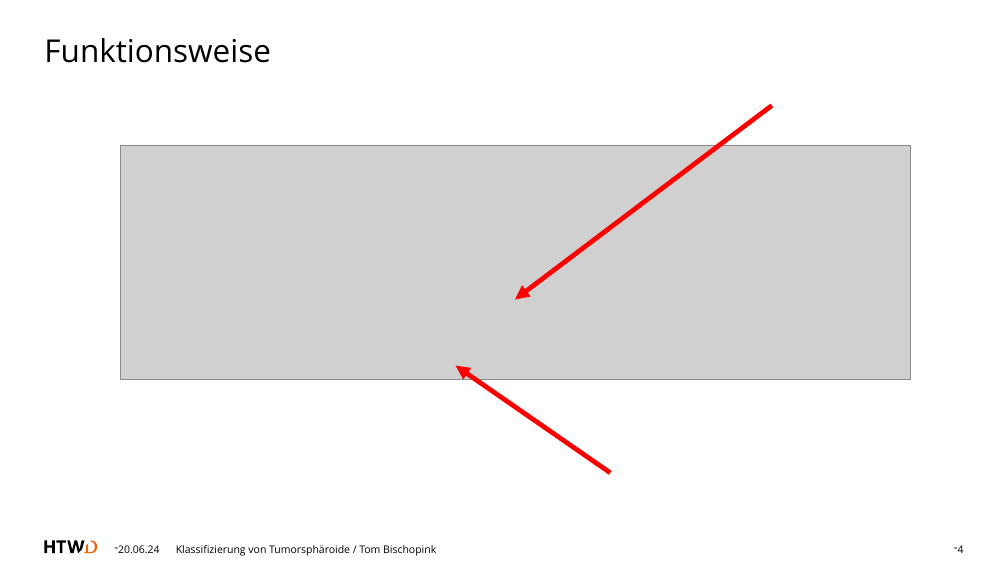
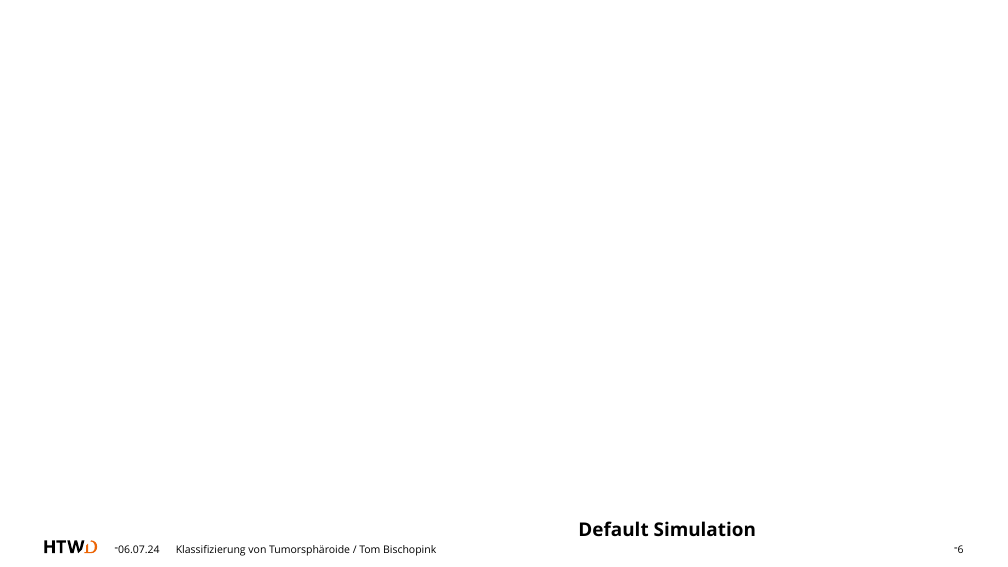
Before and after one commit to tombk556/Call-Center-Simulation, a slide deck: slide 6 of präsentation_callcenter.pptx (slide 4 before the commit). Drawn at 1008x567 pixels with LibreOffice and Linux fonts; fonts in the diff are those of the drawing; grey boxes stand for pictures; background and template pictures are left out. Boxes give left, top, right and bottom in pixels: in the first picture for what was removed or moved away, otherwise in the second. Text is boxed around its words. In the diff, an @@ line names an element or a change of style, - is before the commit and + after.

```diff
--- a/präsentation_callcenter.pptx
+++ b/präsentation_callcenter.pptx
@@ title removed at (44,38,270,63) @@
-Funktionsweise
@@ arrow removed from (772, 106) to (515, 299) @@
@@ picture removed at (120,145,910,380) @@
@@ arrow removed from (610, 473) to (456, 366) @@
@@ text added at (578,521,756,537), 18 pt, text #000000, bold @@
+Default Simulation
@@ text at (118,545,159,553): text changed @@
-20.06.24
+06.07.24
@@ page number at (958,545,964,553): text changed @@
-4
+6
```
Also in this commit, not shown: 5 other slides changed, 4 slides added, 1 other file.
